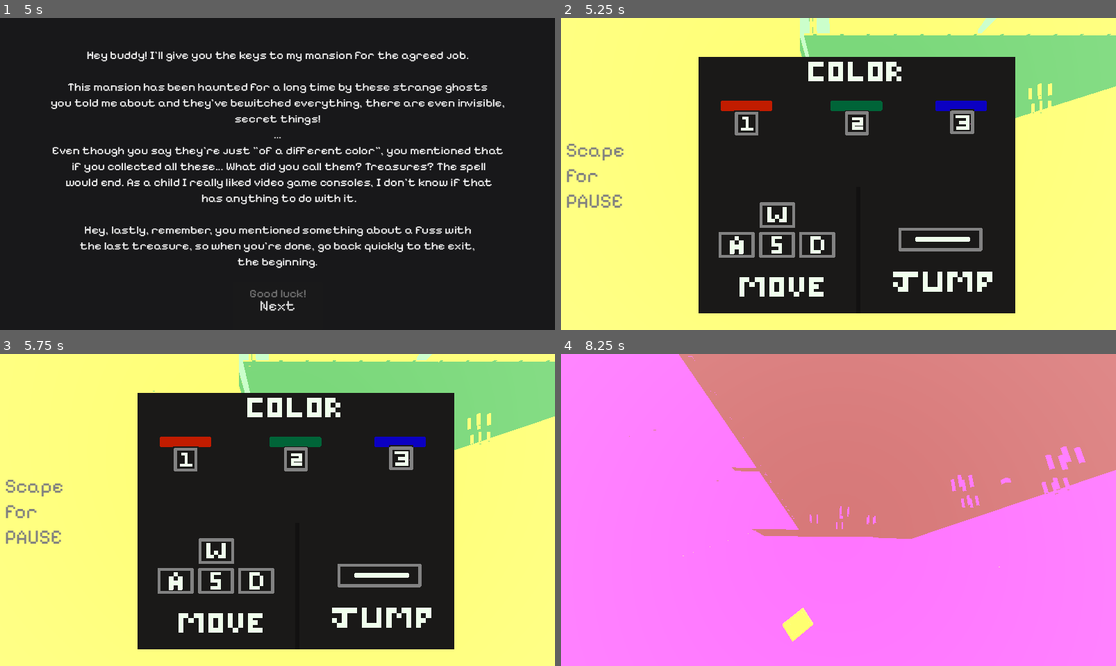
Above: before the commit, frames 1-4 (two rows, left to right).
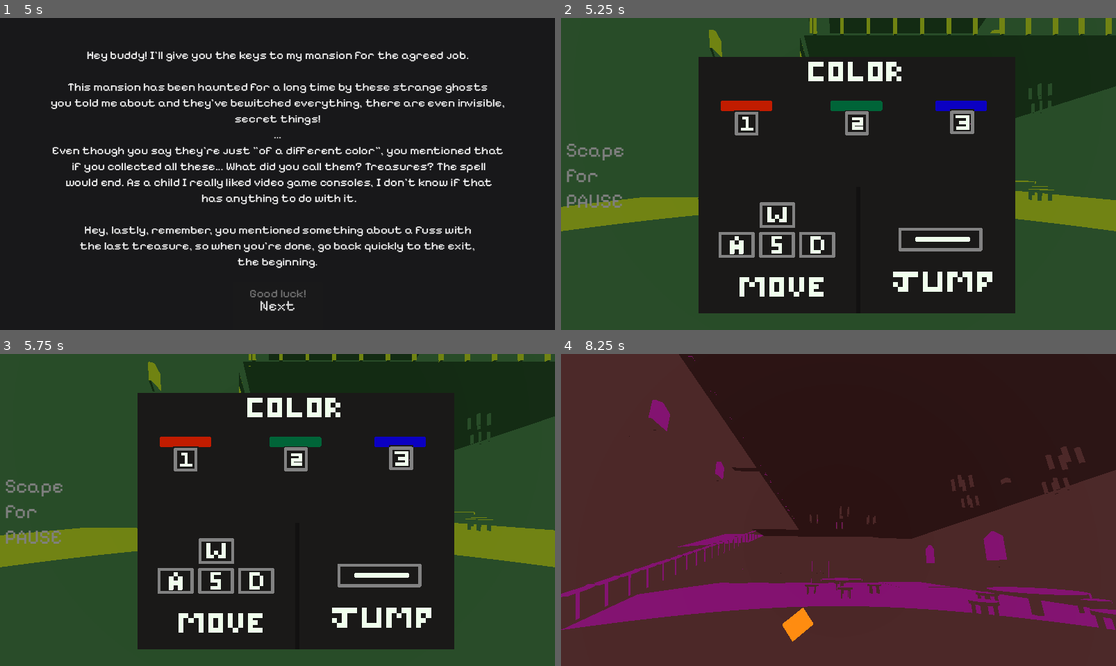
Above: after the commit, the same moments.

Repository: juriel1/Light_project
Game: Godot game, scene res://Scenes/Start_menu.tscn
The game is run twice, just before and just after one commit, with the same random seed, the same clock (stepped at 60 frames per second) and the same inputs.
Inputs (mouse positions are in pixels of both pictures, inside the frame that each line leads up to):
- Up to frame 1 (5 s): tap Enter (ui_accept) at 0.5, 0.77, 1.25, 1.52, 2, 2.75, 3.02, 3.5, 3.77 s; move the mouse to (399, 158) at 0.52 s; hold D (move_right) 0.53-1.28 s; tap C (C_camera_mode) at 0.6 s; move the mouse to (166, 189) at 1.27 s; hold S (move_backward) 1.28-2.03 s; tap E (action) at 1.35 s; move the mouse to (333, 105) at 2.02 s; hold D (move_right) 2.03-2.78 s; hold 3 (blue_color) 2.03-2.78 s; move the mouse to (249, 236) at 2.77 s; hold W (move_forward) 2.78-3.53 s; tap 2 (green_color) at 2.85 s; move the mouse to (444, 220) at 3.52 s; hold A (move_left) 3.53-4.25 s; hold Right mouse button (off_ligth) 3.53-4.25 s; click "Start" at 4.25 s
- Up to frame 2 (5.25 s): click "Next" at 5 s
- Up to frame 3 (5.75 s): no input
- Up to frame 4 (8.25 s): tap Enter (ui_accept) at 5.75, 6.02, 7.52 s; move the mouse to (794, 506) at 5.77 s; hold W (move_forward) 5.78-7.28 s; click (794, 506) at 5.85 s; move the mouse to (844, 510) at 6.52 s; hold 1 (red_color) 6.53-7.28 s; move the mouse to (816, 503) at 7.27 s; hold D (move_right) 7.28-8.03 s; tap C (C_camera_mode) at 7.35 s; move the mouse to (866, 510) at 8.02 s; hold W (move_forward) from 8.03 s (still down); hold E (action) from 8.03 s (still down)

Frame 1 is identical in both runs. In frame 2, 53% of the frame differs, in the area x 0-100%, y 0-100%; in frame 3, 53%; in frame 4, 100%.

Commit message:
Added minimal changes due to graphical problemas on WEB version

Diff:
--- a/light_p/Scenes/World.tscn
+++ b/light_p/Scenes/World.tscn
@@ -63,9 +63,9 @@
 
 [node name="DirectionalLight3D" type="DirectionalLight3D" parent="."]
 transform = Transform3D(1, 0, 0, 0, -4.37114e-08, 1, 0, -1, -4.37114e-08, 0, 4, 132.147)
-light_energy = 16.0
-light_indirect_energy = 16.0
-light_volumetric_fog_energy = 16.0
+light_energy = 0.5
+light_indirect_energy = 13.0
+light_volumetric_fog_energy = 2.0
 light_angular_distance = 90.0
 
 [node name="CanvasLayer" type="CanvasLayer" parent="." node_paths=PackedStringArray("player", "label", "label_pause", "center_sprite")]
